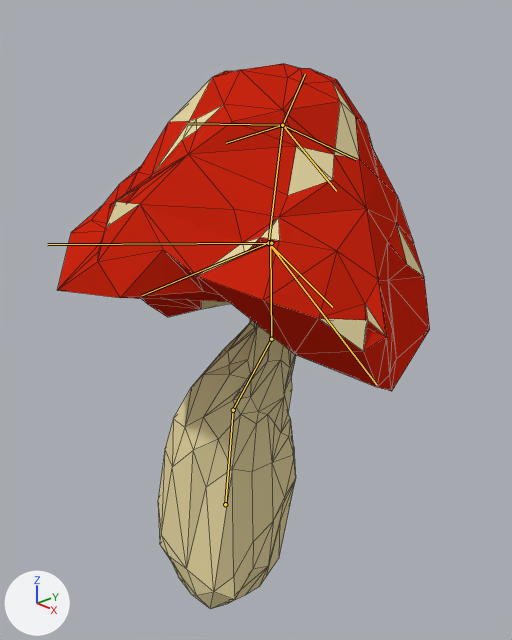
One commit to the Blender file Assets/Models/Plants/mushroom_red.blend: the scene before it, then after it.
The view is the same before and after, from a 50 mm lens placed at (3.65, -3.03, 3.49), pointed at (0.16, 0.18, 1.59). Lighting does not change. The marker at lower left points along +X, +Y and +Z. Both versions are drawn at frame 175 of the action 'redMushroom_dying'; the numbers are the values there. The bones that bend it are drawn over the model as lines. Mesh edges are drawn as thin lines.
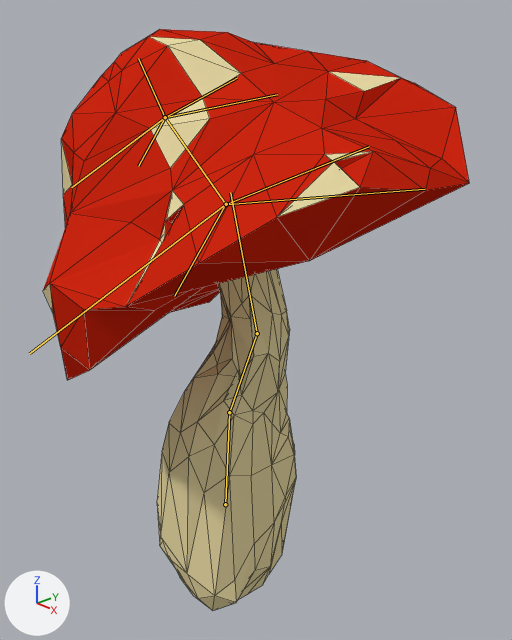
Pixel boxes (x1, y1, x2, y2) of what changed, in the pictures (512 x 640 px):
'Cylinder', posed (14% wider, 7% taller): before (57, 64, 430, 609); after (43, 29, 469, 611)
bone 'bottom.trunk', root to tip: before (225, 504) to (233, 410); after (225, 504) to (229, 412)
bone 'mid.trunk', root to tip: before (233, 410) to (271, 339); after (229, 412) to (257, 333)
bone 'top.trunk', root to tip: before (271, 339) to (270, 244); after (257, 333) to (230, 192)
bone 'cap.bottom', root to tip: before (268, 243) to (282, 125); after (226, 204) to (165, 117)
bone 'cap.top', root to tip: before (282, 125) to (305, 74); after (165, 117) to (138, 58)
bone 'cap.bottom.005', root to tip: before (282, 125) to (336, 191); after (165, 117) to (277, 94)
bone 'cap.bottom.006', root to tip: before (282, 125) to (188, 123); after (165, 117) to (71, 187)
bone 'cap.bottom.007', root to tip: before (282, 125) to (356, 159); after (165, 117) to (237, 78)
bone 'cap.bottom.008', root to tip: before (282, 125) to (226, 143); after (165, 117) to (138, 166)
bone 'cap.bottom.001', root to tip: before (269, 243) to (376, 384); after (226, 204) to (425, 189)
bone 'cap.bottom.002', root to tip: before (269, 242) to (142, 295); after (225, 204) to (174, 296)
bone 'cap.bottom.003', root to tip: before (268, 243) to (332, 307); after (226, 204) to (369, 146)
bone 'cap.bottom.004', root to tip: before (271, 243) to (47, 244); after (226, 204) to (29, 353)

What the commit changed:
Bone 'bottom.trunk' (bone_bottom_trunk) turns from (-3, -1, -2) to (0, 0, -3) degrees about its own x, y and z.
Bone 'bottom.trunk' (bone_bottom_trunk) is rescaled from (0.9, 0.9, 0.9) to (0.92, 0.92, 0.92).
Bone 'mid.trunk' (bone_mid_trunk) turns from (0, 1, -20) to (0, 0, -13) degrees about its own x, y and z.
Bone 'top.trunk' (bone_top_trunk) turns from (-1, -3, 22) to (-1, -2, 28) degrees about its own x, y and z.
Bone 'top.trunk' (bone_top_trunk) is rescaled from (0.67, 0.67, 0.67) to (0.98, 0.98, 0.98).
Bone 'cap.bottom' (bone_cap_bottom) moves from (0.03, -0.151, -0.021) to (-0.019, -0.094, 0.001).
Bone 'cap.bottom' (bone_cap_bottom) turns from (-18, 4, -4) to (15, -10, 21) degrees about its own x, y and z.
Bone 'cap.bottom' (bone_cap_bottom) is rescaled from (0.77, 0.77, 0.77) to (0.75, 0.69, 0.79).
Bone 'cap.top' (bone_cap_top) turns from (-1, 10, 2) to (0, -4, 16) degrees about its own x, y and z.
Bone 'cap.top' (bone_cap_top) is rescaled from (0.36, 0.36, 0.36) to (0.48, 0.48, 0.48).
Bone 'cap.bottom.005' (bone_cap_bottom_005) turns from (-30, 3, 7) to (-25, 2, 6) degrees about its own x, y and z.
Bone 'cap.bottom.005' (bone_cap_bottom_005) is rescaled from (0.73, 0.73, 0.73) to (0.81, 0.81, 0.81).
Bone 'cap.bottom.006' (bone_cap_bottom_006) turns from (24, -3, 8) to (19, -2, 7) degrees about its own x, y and z.
Bone 'cap.bottom.006' (bone_cap_bottom_006) is rescaled from (0.68, 0.68, 0.68) to (0.75, 0.75, 0.75).
Bone 'cap.bottom.007' (bone_cap_bottom_007) turns from (-30, -1, 0) to (-24, -1, 0) degrees about its own x, y and z.
Bone 'cap.bottom.007' (bone_cap_bottom_007) is rescaled from (0.66, 0.66, 0.66) to (0.89, 0.89, 0.89).
Bone 'cap.bottom.008' (bone_cap_bottom_008) turns from (-28, -3, 3) to (-20, -2, 2) degrees about its own x, y and z.
Bone 'cap.bottom.008' (bone_cap_bottom_008) is rescaled from (0.54, 0.54, 0.54) to (0.82, 0.82, 0.82).
Bone 'cap.bottom.001' (bone_cap_bottom_001) moves from (-0.033, 0.033, -0.148) to (-0.006, -0.016, -0.094).
Bone 'cap.bottom.001' (bone_cap_bottom_001) turns from (-37, -21, 2) to (2, 18, -4) degrees about its own x, y and z.
Bone 'cap.bottom.001' (bone_cap_bottom_001) is rescaled from (0.55, 0.55, 0.55) to (0.71, 0.71, 0.56).
Bone 'cap.bottom.002' (bone_cap_bottom_002) moves from (0.033, -0.058, -0.139) to (0.006, 0.0, -0.095).
Bone 'cap.bottom.002' (bone_cap_bottom_002) turns from (-30, 17, 3) to (-44, -19, -3) degrees about its own x, y and z.
Bone 'cap.bottom.002' (bone_cap_bottom_002) is rescaled from (0.53, 0.53, 0.53) to (0.68, 0.62, 0.61).
Bone 'cap.bottom.003' (bone_cap_bottom_003) moves from (0.052, 0.005, -0.145) to (-0.004, -0.013, -0.095).
Bone 'cap.bottom.003' (bone_cap_bottom_003) turns from (-45, 9, 10) to (0, -22, 3) degrees about its own x, y and z.
Bone 'cap.bottom.003' (bone_cap_bottom_003) is rescaled from (0.51, 0.51, 0.51) to (0.63, 0.66, 0.53).
Bone 'cap.bottom.004' (bone_cap_bottom_004) moves from (0.046, -0.072, 0.131) to (-0.004, -0.022, 0.093).
Bone 'cap.bottom.004' (bone_cap_bottom_004) turns from (7, -6, 8) to (45, 4, 15) degrees about its own x, y and z.
Bone 'cap.bottom.004' (bone_cap_bottom_004) is rescaled from (0.63, 0.63, 0.63) to (0.75, 0.7, 0.63).
